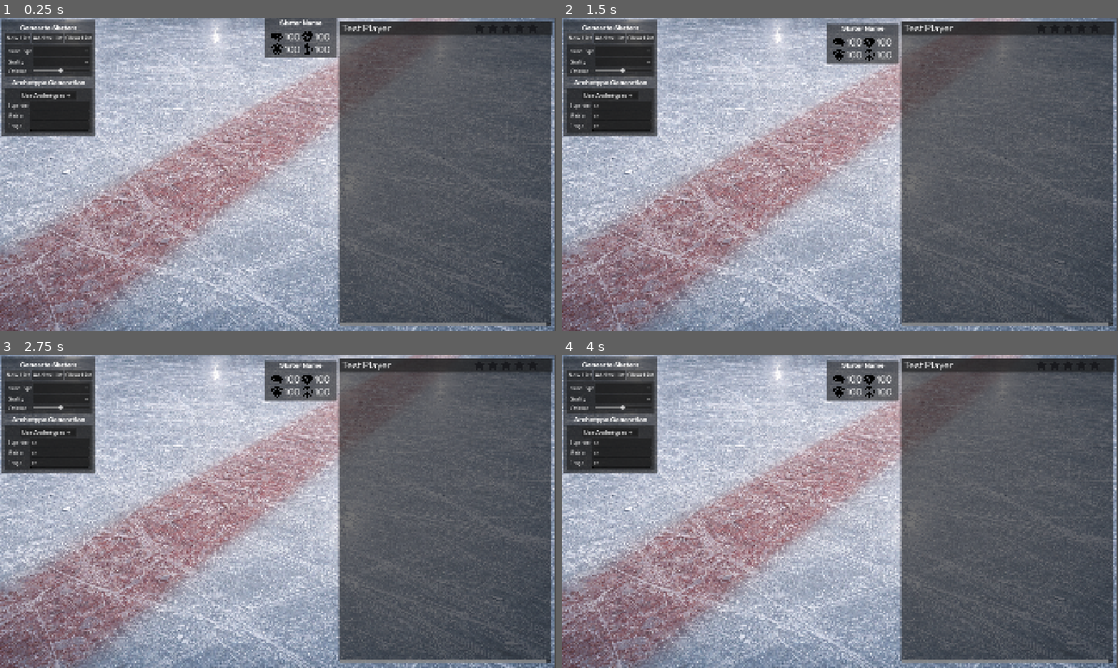
Above: before the commit, frames 1-4 (two rows, left to right).
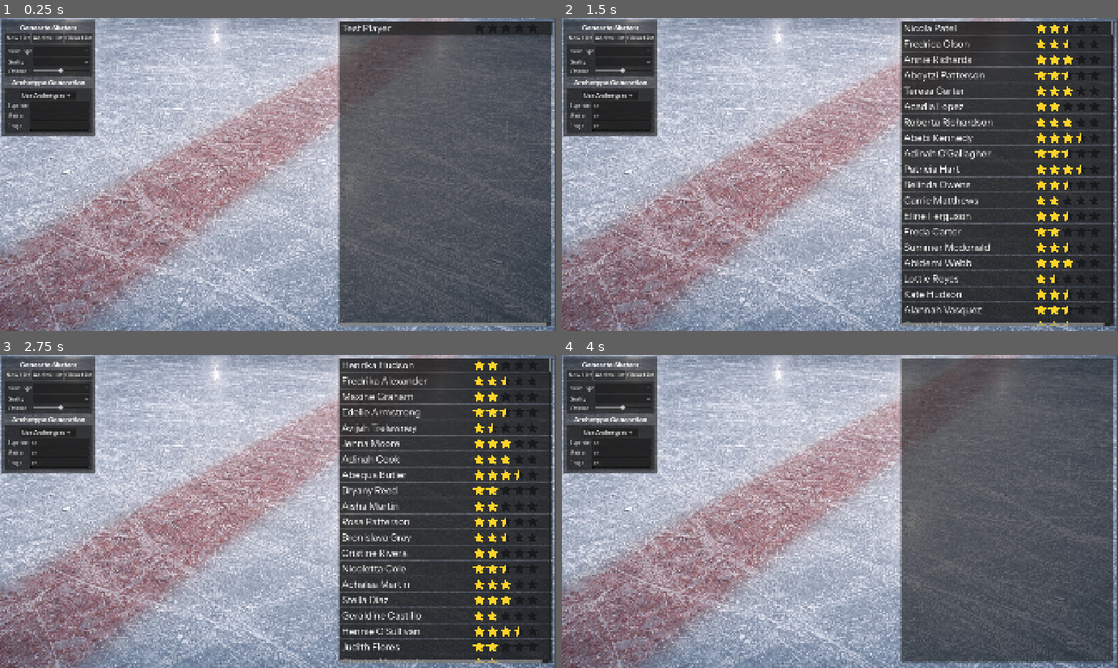
Above: after the commit, the same moments.

Repository: SqueegeeDino/imaginary-hockey-manager
Game: Godot game, scene res://Scenes/scn_Main.tscn
Two runs of this game, one before a commit and one after it. Both use one fixed random seed, a clock stepped at 60 frames per second and the inputs below.
Inputs (mouse positions are in pixels of both pictures, inside the frame that each line leads up to):
- Up to frame 1 (0.25 s): no input
- Up to frame 2 (1.5 s): click (623, 105) at 0.52 s; type "12" at 0.6 s; click (623, 115) at 0.75 s; type "12" at 0.83 s; click (623, 127) at 0.98 s; type "12" at 1.07 s; click "New List" at 1.25 s
- Up to frame 3 (2.75 s): click "New List" at 2 s
- Up to frame 4 (4 s): click "Add to List" at 2.75 s; click "Clear List" at 3.5 s

The runs differ from the first frame. In frame 1, 1.6% of the frame differs, in the area x 47-61%, y 0-13%; in frame 2, 33%; in frame 3, 33%, in the area x 47-100%, y 1-99%; in frame 4, 3.7%.
Error before the commit: Parse Error: Too few arguments for "generate_profile()" call. Expected at least 5 but received 4. (res://Scripts/Players/player_gen_panel.gd:81)

Commit message:
First pass at adjusting stats based on player role

Diff:
--- a/Scripts/Players/player_gen_panel.gd
+++ b/Scripts/Players/player_gen_panel.gd
@@ -76,34 +76,35 @@
 	label_def.text = str(p.defense)
 	label_off.text = str(p.offense)
 
-func _generate_and_show(bias: float, mean:float, spread:float, name_index: int) -> void:
-	var cfg := _make_cfg(bias,mean,spread)
-	last_player = generator.generate_profile(
-		rng,
-		cfg,
-		next_id,
-		name_index
-	)
-	next_id += 1
-	_update_player_card(last_player)
-
-func _on_generate_skater_pressed() -> void:
-	var nT = nameType.get_selected_id()
-	var q = skaterQuality.get_selected_id()
-	var qV = qualityVariance.value
-
-	# Set player quality bies based on the option menu index
-	if q == 1:
-		bias = 0.8
-	elif q == 2:
-		bias = -0.8
-	else:
-		bias = 0.0
-
-	_generate_and_show(bias, 0.55, qV, nT)
-	print("Name Type:", nT)
-	print("Bias Index:", q)
-	print("Bias:", bias)
+## Generate and show single player. Deprecated. Most likely to be removed
+#func _generate_and_show(bias: float, mean:float, spread:float, name_index: int) -> void:
+	#var cfg := _make_cfg(bias,mean,spread)
+	#last_player = generator.generate_profile(
+		#rng,
+		#cfg,
+		#next_id,
+		#name_index
+	#)
+	#next_id += 1
+	#_update_player_card(last_player)
+## Funciton to be run from button for single player gen, Deprecated.
+#func _on_generate_skater_pressed() -> void:
+	#var nT = nameType.get_selected_id()
+	#var q = skaterQuality.get_selected_id()
+	#var qV = qualityVariance.value
+	#
+	## Set player quality bies based on the option menu index
+	#if q == 1:
+		#bias = 0.8
+	#elif q == 2:
+		#bias = -0.8
+	#else:
+		#bias = 0.0
+	#
+	#_generate_and_show(bias, 0.55, qV, nT)
+	#print("Name Type:", nT)
+	#print("Bias Index:", q)
+	#print("Bias:", bias)
 
 func overall_from_player(p: PlayerProfile) -> float:
 	# simple average of the 4 stats
@@ -237,7 +238,7 @@
 	var count: int = qtyStr as int
 
 	# name_index 0 female full, 1 male full — pick one for now:
-	var nT = nameType.get_selected_id()
+	var nT := nameGenType
 
 	players_cache = generator.generate_many(rng, cfg, count, next_id, nT)
 	next_id += count
--- a/Scripts/Players/player_generator.gd
+++ b/Scripts/Players/player_generator.gd
@@ -56,10 +56,6 @@
 # Clamp from 0 to 1
 func _clamp01(x: float) -> float:
 	return clamp(x, 0.0, 1.0)
-# Generate a random number between 2 argument values, then clamp it to the 1-99 range. Used for player stats
-static func _rngClamp99(xMin,xMax) -> float:
-	var rng = RandomNumberGenerator.new()
-	return clamp(rng.randf_range(xMin,xMax), 1, 99)
 
 func _rand_normal(rng: RandomNumberGenerator) -> float:
 	var u1: float = max(rng.randf(), 0.000001)
@@ -103,12 +99,14 @@
 	var p: int = _sample_stat(rng, cfg, "physical")
 	var d: int = _sample_stat(rng, cfg, "defense")
 	var o: int = _sample_stat(rng, cfg, "offense")
+
+	# Stat adjustment based on role (forward, defender)
 	if role == 1: # If player is a forward adjust stats for offense and defense
-		d =- _rngClamp99(xMin,xMax)
-		o =+ _rngClamp99(xMin,xMax)
+		d = clamp((d - rng.randf_range(xMin,xMax)), 1, 99)
+		o = clamp((o + rng.randf_range(xMin,xMax)), 1, 99)
 	elif role == 2: # If player is a defender adjust stats
-		d =+ _rngClamp99(xMin,xMax)
-		o =- _rngClamp99(xMin,xMax)
+		d = clamp((d + rng.randf_range(xMin,xMax)), 1, 99)
+		o = clamp((o - rng.randf_range(xMin,xMax)), 1, 99)
 	else:
 		d = d
 		o = o
@@ -123,10 +121,10 @@
 	count: int,
 	starting_id: int = 0,
 	name_type: int = 0,
-	role: int = 0
 ) -> Array[PlayerProfile]:
 	var out: Array[PlayerProfile] = []
 	out.resize(count)
 	for idx: int in range(count):
+		var role = rng.randi_range(1,2)
 		out[idx] = generate_profile(rng, cfg, starting_id + idx, name_type, role)
 	return out
